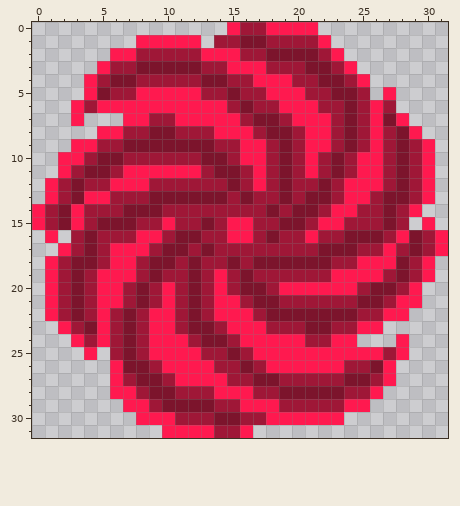
Pixel-art sprite, stored at images/portal.png. That is the earlier state.
The file is 32x32 pixels.
And afterwards:
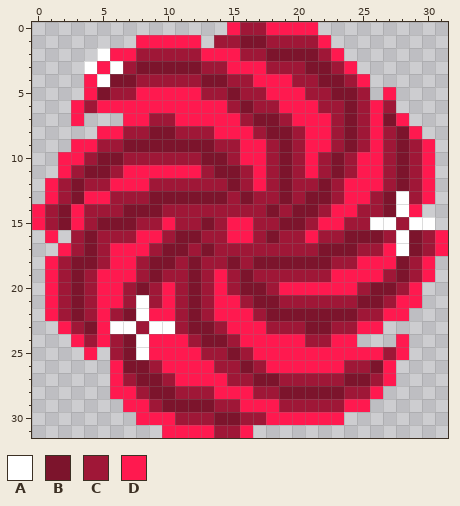
Palette (. is transparent): A #ffffff  B #7c142c  C #9f1737  D #ff194f
Change:
Colour A is added in row 2 at x 5; in row 3 at x 4; in row 15 at x 29.
Colour A replaces colour B in row 13 at x 28; in row 15 at x 27; in row 21 at x 8; in row 23 at x 7.
Colour A replaces colour C in row 3 at x 6; in row 4 at x 5; in row 14 at x 28; in row 15 at x 26; in row 17 at x 28; in row 22 at x 8.
Colour A replaces colour C in row 23 at x 6; in rows 24 to 25 at x 8.
Colour A replaces colour D in row 15 at x 30; in row 16 at x 28; in row 23 at x 9 to 10.
